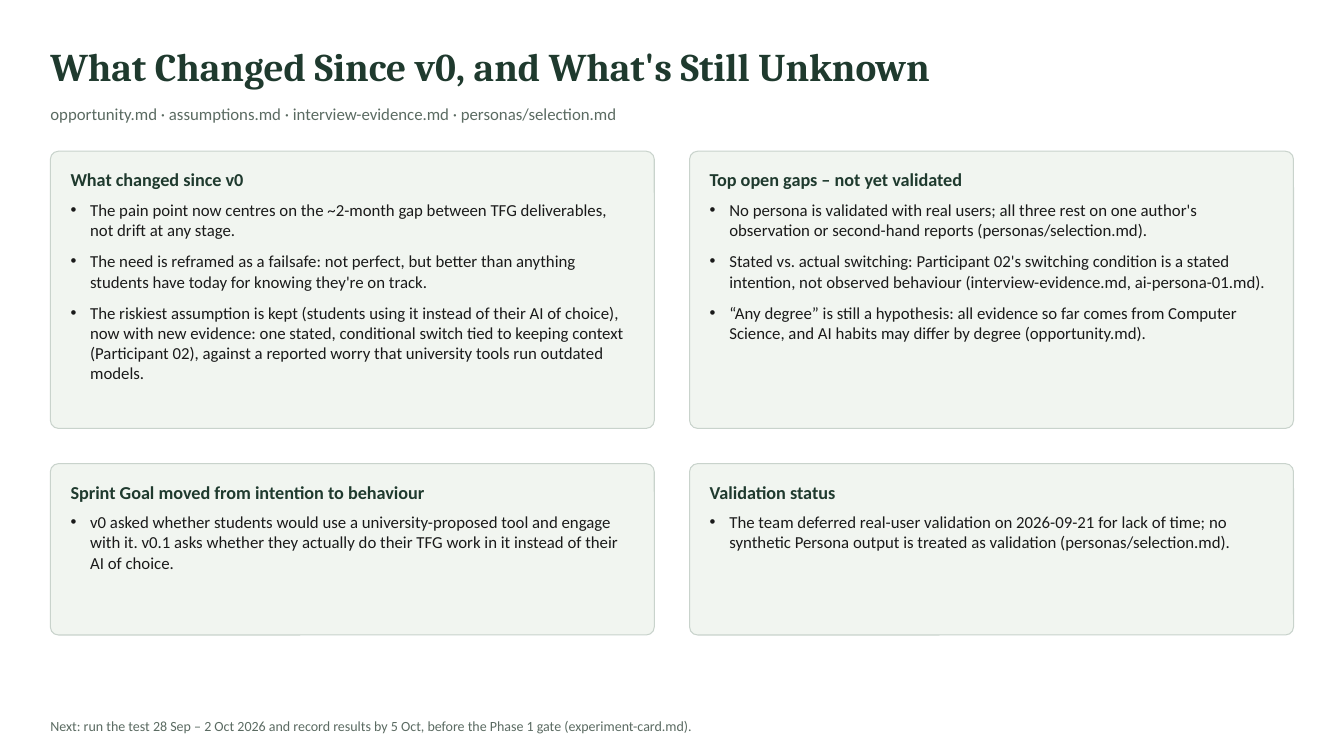
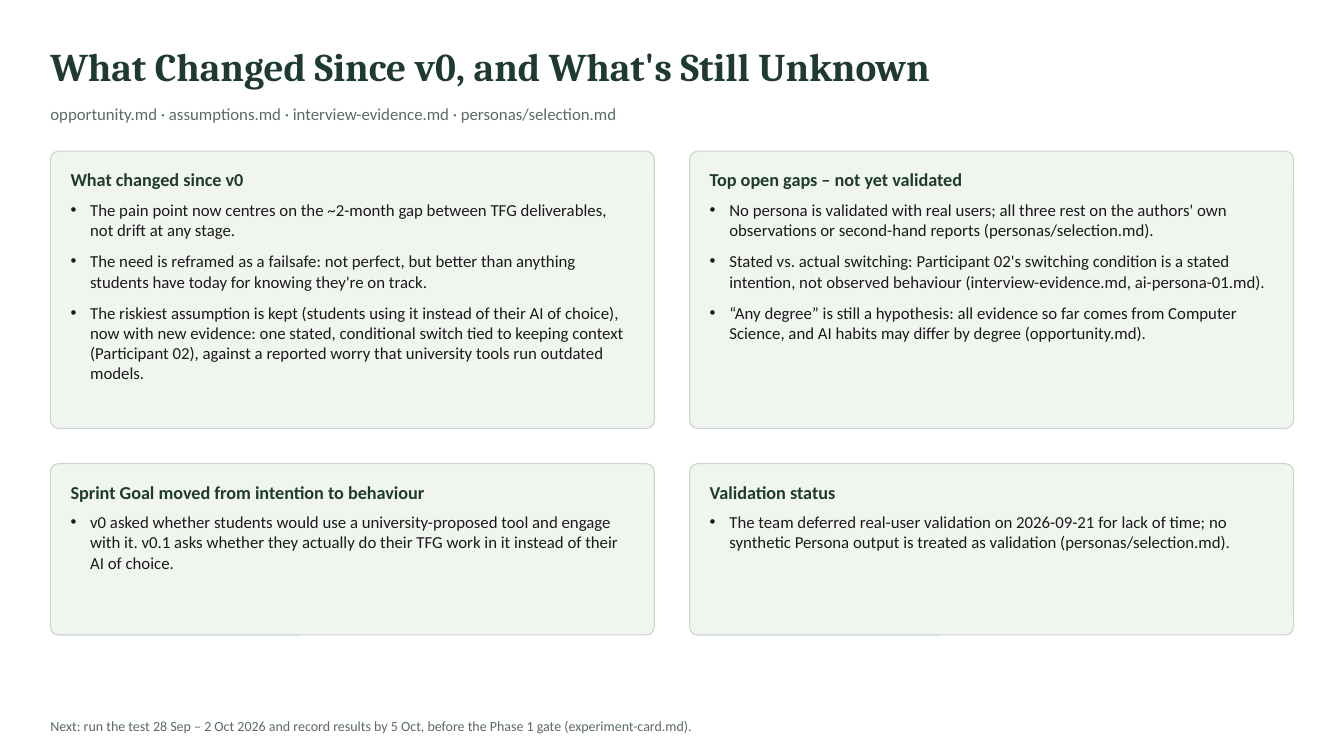
Before and after one commit to Angelotxx271/rpai_gp, a slide deck: slide 4 of venture-skeleton-v0.1.pptx. Drawn at 1344x756 pixels with LibreOffice and Linux fonts; fonts in the diff are those of the drawing. Boxes give left, top, right and bottom in pixels: in the first picture for what was removed or moved away, otherwise in the second. Text is boxed around its words. In the diff, an @@ line names an element or a change of style, - is before the commit and + after.

```diff
--- a/venture-skeleton-v0.1.pptx
+++ b/venture-skeleton-v0.1.pptx
@@ text at bbox=[729, 204, 1227, 239]: text changed @@
-• No persona is validated with real users; all three rest on one author's observation or second-hand reports (personas/selection.md).
+• No persona is validated with real users; all three rest on the authors' own observations or second-hand reports (personas/selection.md).
```
Also in this commit, not shown: 1 other slide changed.
